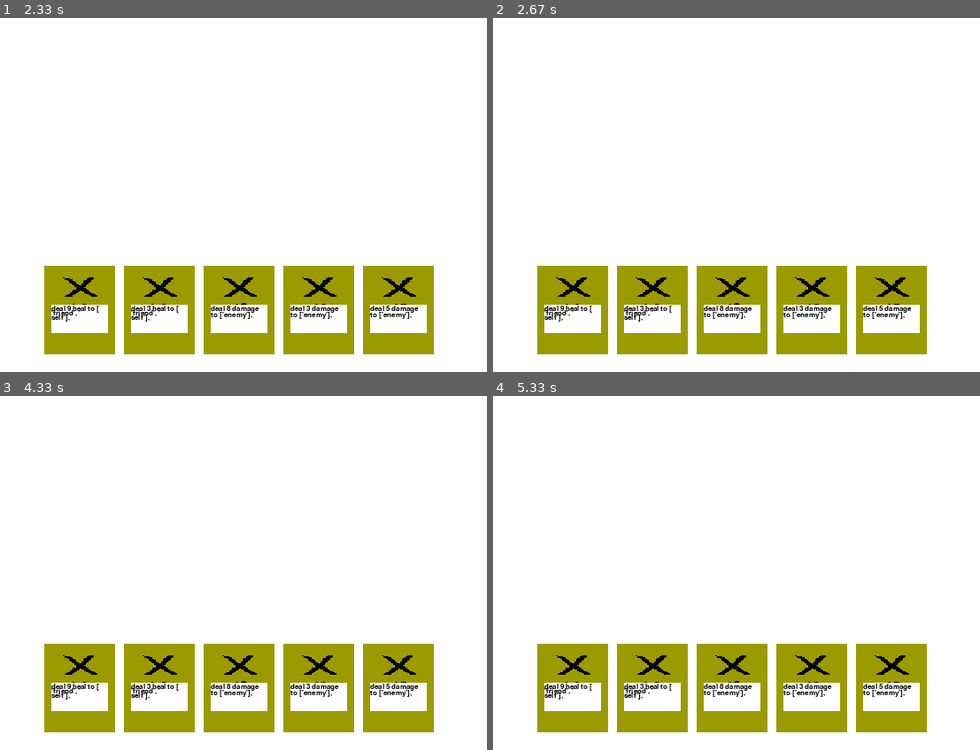
Above: before the commit, frames 1-4 (two rows, left to right).
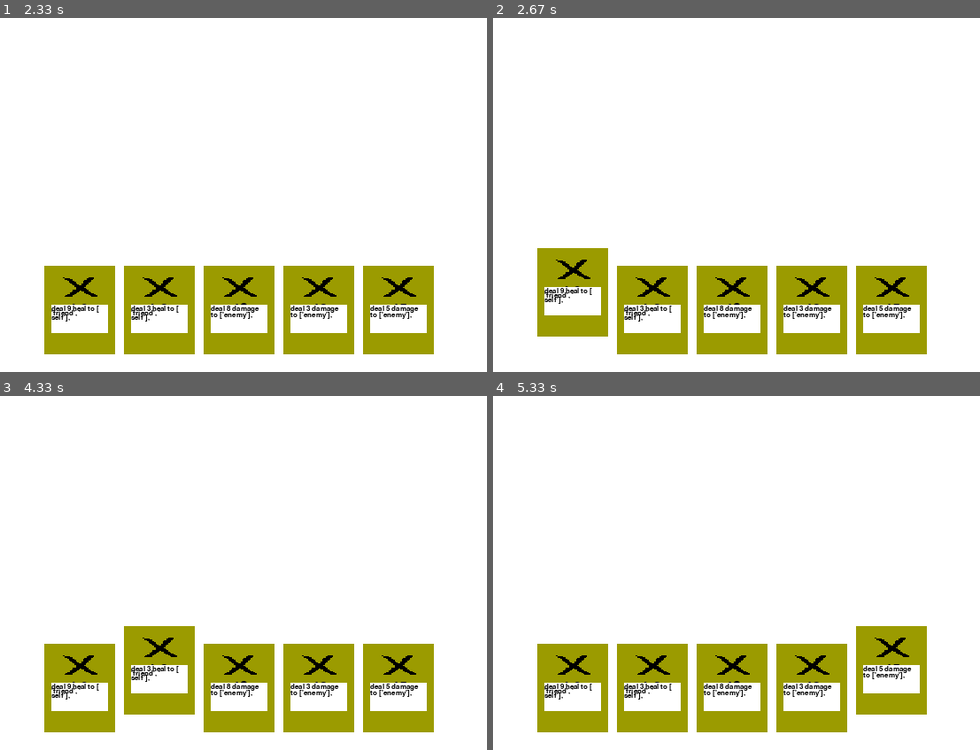
Above: after the commit, the same moments.

Repository: Leteno/learn-pygame
Game: pygame game, started from card-game/main.py
Same seed, same stepped clock (60 frames per second), same inputs: the game is played once before the commit and once after it.
Inputs (mouse positions are in pixels of both pictures, inside the frame that each line leads up to):
- Up to frame 1 (2.33 s): click "OK" at 0.38 s; tap D at 0.67 s; tap Enter at 2.17 s
- Up to frame 2 (2.67 s): hold A from 2.5 s (still down); hold Right from 2.5 s (still down)
- Up to frame 3 (4.33 s): release A at 2.97 s; release Right at 2.97 s; press the mouse at (316, 686) at 3.03 s; move the mouse to (228, 629) at 3.13 s; release the mouse at (141, 573) at 3.27 s; tap Enter at 3.33 s; hold D 3.67-4.13 s; hold Right from 4.17 s (still down)
- Up to frame 4 (5.33 s): release Right at 4.63 s; hold A 4.67-5.2 s; hold Left from 5.23 s (still down)

Frame 1 is identical in both runs. In frame 2, 2.9% of the frame differs, in the area x 9-24%, y 65-95%; in frame 3, 2.9%; in frame 4, 2.9%.

Commit message:
(functional) Add select logic at store_scene

Diff:
--- a/card-game/scene/game/store_scene.py
+++ b/card-game/scene/game/store_scene.py
@@ -7,6 +7,17 @@
 from card import card_generator, card_inflater
 import color
 
+DEALING = 'DEALING'
+SELECTED = 'SELECTED'
+
+class CardModel:
+    def __init__(self, surf, rect, defaultRect, selecting, card):
+        self.surf = surf
+        self.rect = rect
+        self.defaultRect = defaultRect
+        self.selecting = selecting
+        self.card = card
+
 def show(surface, fpsclock, data):
     print('showing store_scene')
 
@@ -15,12 +26,22 @@
     while True:
         # mouse or keyboard event
         util.checkForQuit()
-        eventDealer(cardModels)
+        code, other = eventDealer(cardModels)
+        if code == SELECTED:
+            _card = other
+            print('store_scene select done: %s' % _card)
+            data.current_user_card_pool.append(_card)
+            return
+
         # render
         surface.fill(color.WHITE)
         x0 = 0
-        for cardView, cardRect, _ in cardModels:
-            surface.blit(cardView, cardRect)
+        for _model in cardModels:
+            rect, defaultRect, selecting = _model.rect, _model.defaultRect, _model.selecting
+            rect.top = defaultRect.top
+            if _model.selecting :
+                rect.top -= 20
+            surface.blit(_model.surf, _model.rect)
 
         pygame.display.update()
         fpsclock.tick(FPS)
@@ -48,19 +69,47 @@
         cardRect = cardSurf.get_rect()
         x0 += cardWidth + 10
         cardRect.center = (x0, h0)
-        cardModels.append((cardSurf, cardRect, Rect(cardRect))) # the third one for reset
+        selecting = False
+        cardModels.append(CardModel(cardSurf, cardRect, Rect(cardRect), selecting, card)) # the third one for reset
 
     return cardModels
+
 
 def eventDealer(cardModels):
     for event in pygame.event.get():
         if event.type == MOUSEMOTION:
-            for i in range(len(cardModels)):
-                model = cardModels[i]
-                surf, rect, defaultRect = model
+            for _model in cardModels:
+                rect = _model.rect
+                defaultRect = _model.defaultRect
                 if rect.collidepoint(event.pos):
-                    rect.top = defaultRect.top - 20
+                    _model.selecting = True
                 else:
-                    rect.top = defaultRect.top
+                    _model.selecting = False
 
-                cardModels[i] = (surf, rect, defaultRect)
+        elif event.type == KEYDOWN:
+            if event.key == K_RETURN:
+                for _model in cardModels:
+                    if _model.selecting :
+                        return SELECTED, _model.card
+
+            elif event.key in [K_a, K_LEFT]:
+                _len = len(cardModels)
+                for i in reversed(range(_len)):
+                    _model = cardModels[i]
+                    if _model.selecting or i == 0:
+                        _model.selecting = False
+                        _next = cardModels[(i + _len - 1) % _len]
+                        _next.selecting = True
+                        break
+            elif event.key in [K_d, K_RIGHT]:
+                _len = len(cardModels)
+                for i in range(_len):
+                    _model = cardModels[i]
+                    if _model.selecting or i == _len - 1:
+                        _model.selecting = False
+                        _next = cardModels[(i + 1) % _len]
+                        _next.selecting = True
+                        break
+
+
+    return DEALING, None
